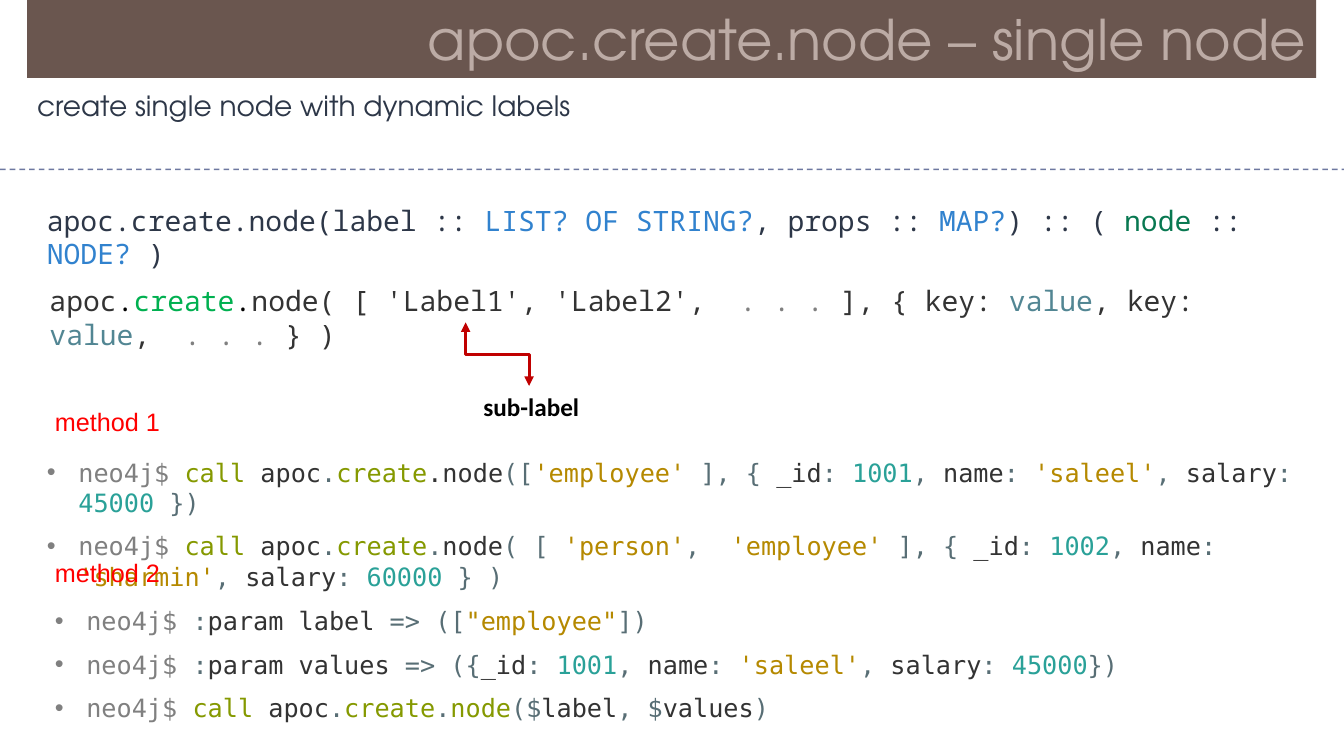
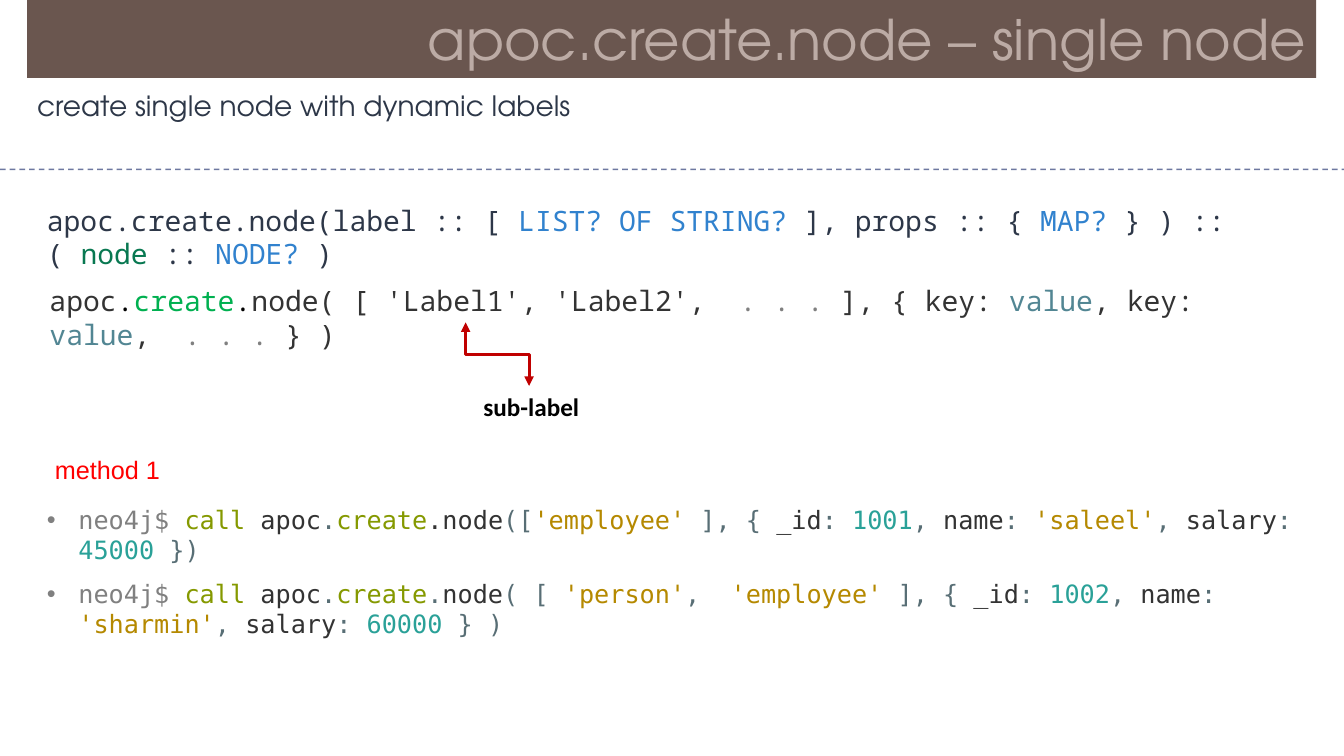
Before and after one commit to Saleel-Bagde/PPT-s, a slide deck: slide 37 of Neo4j.pptx. Drawn at 1344x756 pixels with LibreOffice and Linux fonts; fonts in the diff are those of the drawing. Boxes give left, top, right and bottom in pixels: in the first picture for what was removed or moved away, otherwise in the second. Text is boxed around its words. In the diff, an @@ line names an element or a change of style, - is before the commit and + after.

```diff
--- a/Neo4j.pptx
+++ b/Neo4j.pptx
@@ text at (x1=47, y1=209, x2=1107, y2=265): text changed @@
-apoc.create.node(label :: LIST? OF STRING?, props :: MAP?) :: ( node :: NODE? )
+apoc.create.node(label :: [ LIST? OF STRING? ], props :: { MAP? } ) :: ( node :: NODE? )
@@ text "method 1" moved from (x1=55, y1=412, x2=160, y2=432) to (x1=55, y1=460, x2=160, y2=480) @@
@@ text "neo4j$ call apoc.create.node(['employee' ], { ..." moved from (x1=78, y1=462, x2=1292, y2=561) to (x1=78, y1=509, x2=1292, y2=609) @@
@@ text removed at (x1=55, y1=563, x2=160, y2=587) @@
-method 2
@@ text removed at (x1=86, y1=610, x2=1118, y2=723) @@
-• neo4j$ :param label => (["employee"])
-• neo4j$ :param values => ({_id: 1001, name: 'saleel', salary: 45000})
-• neo4j$ call apoc.create.node($label, $values)
```
Also in this commit, not shown: 5 other slides changed, 1 slide added.
